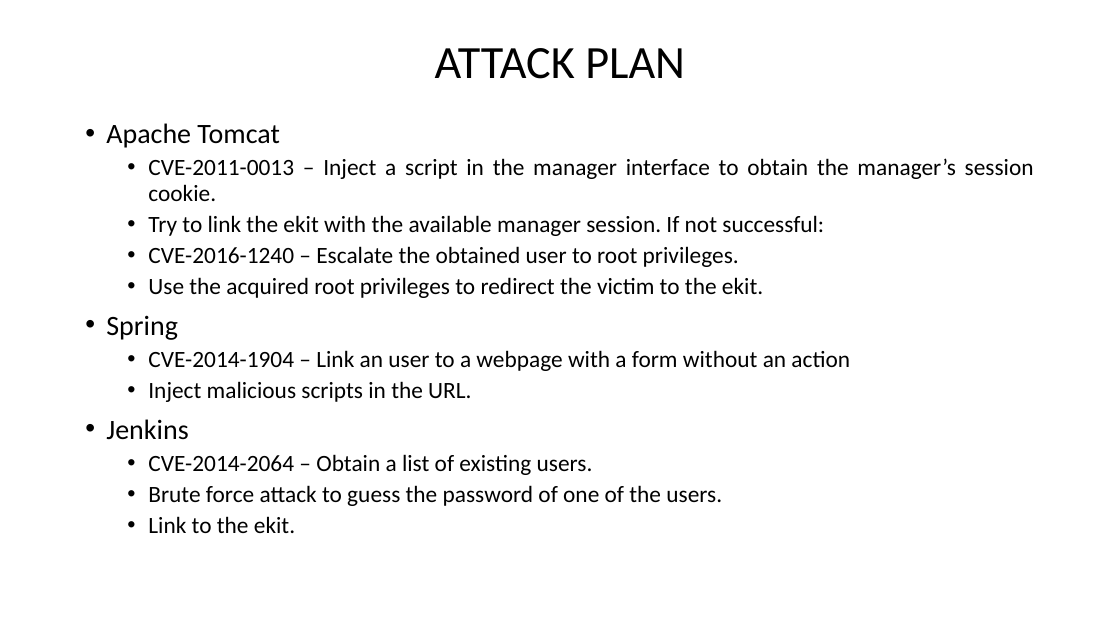
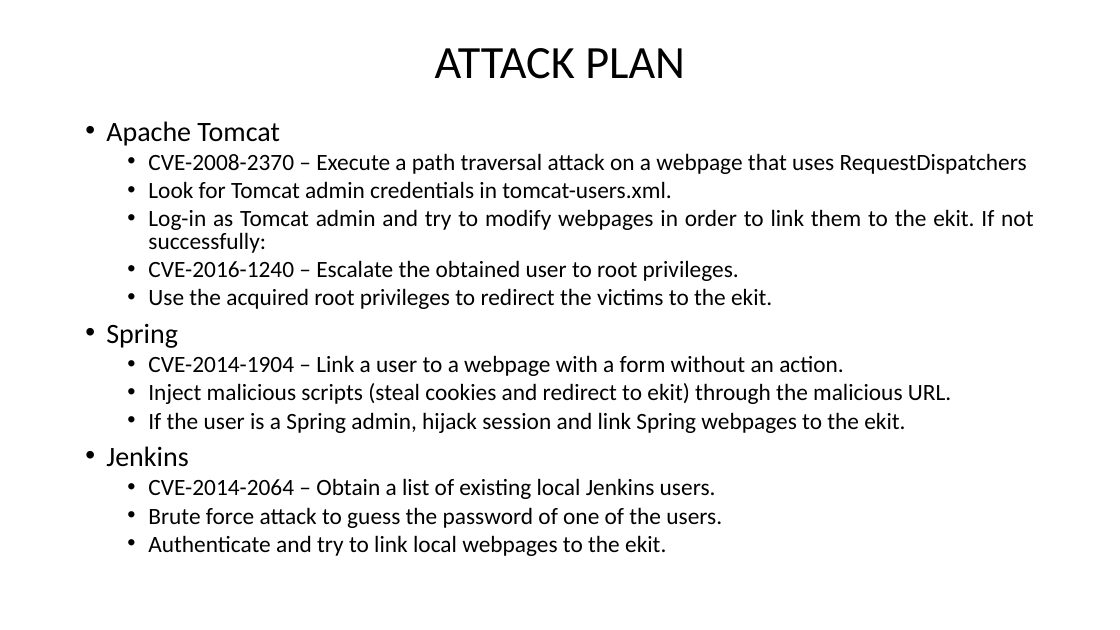
Before and after one commit to Naramsim/Offensive, a slide deck: slide 2 of Vulns Presentation.pptx. Drawn at 1120x630 pixels with LibreOffice and Linux fonts; fonts in the diff are those of the drawing. Boxes give left, top, right and bottom in pixels: in the first picture for what was removed or moved away, otherwise in the second. Text is boxed around its words. In the diff, an @@ line names an element or a change of style, - is before the commit and + after.

Commit message:
ppt update

```diff
--- a/Vulns Presentation.pptx
+++ b/Vulns Presentation.pptx
@@ text at (x1=106, y1=121, x2=739, y2=528): line spacing 0.9 to 0.8 @@
@@ text at (x1=148, y1=153, x2=1033, y2=253): text changed @@
-  • CVE-2011-0013 – Inject a script in the manager interface to obtain the manager’s session cookie.
-  • Try to link the ekit with the available manager session. If not successful:
+  • CVE-2008-2370 – Execute a path traversal attack on a webpage that uses RequestDispatchers
+  • Look for Tomcat admin credentials in tomcat-users.xml.
+  • Log-in as Tomcat admin and try to modify webpages in order to link them to the ekit. If not successfully:
@@ text at (x1=148, y1=288, x2=772, y2=309): text changed @@
-  • Use the acquired root privileges to redirect the victim to the ekit.
+  • Use the acquired root privileges to redirect the victims to the ekit.
@@ text at (x1=148, y1=355, x2=951, y2=433): text changed @@
-  • CVE-2014-1904 – Link an user to a webpage with a form without an action
-  • Inject malicious scripts in the URL.
+  • CVE-2014-1904 – Link a user to a webpage with a form without an action.
+  • Inject malicious scripts (steal cookies and redirect to ekit) through the malicious URL.
+  • If the user is a Spring admin, hijack session and link Spring webpages to the ekit.
@@ text at (x1=148, y1=478, x2=716, y2=499): text changed @@
-  • CVE-2014-2064 – Obtain a list of existing users.
+  • CVE-2014-2064 – Obtain a list of existing local Jenkins users.
@@ text at (x1=148, y1=535, x2=666, y2=556): text changed @@
-  • Link to the ekit.
+  • Authenticate and try to link local webpages to the ekit.
```
Also in this commit, not shown: 4 other slides changed.
